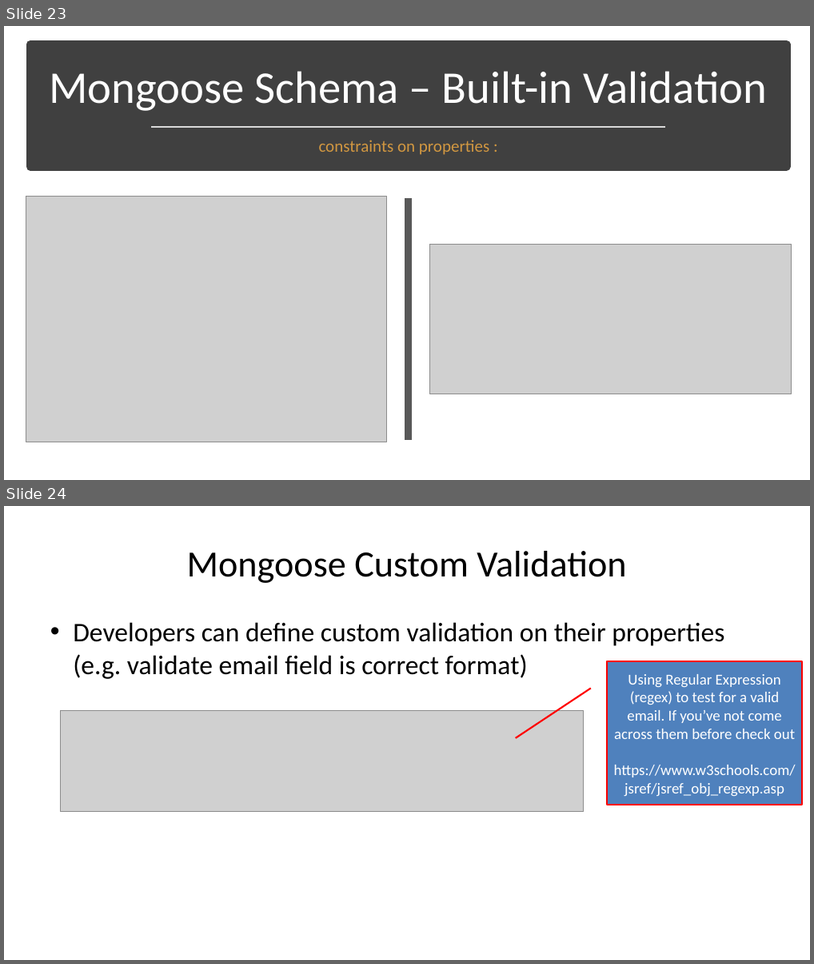
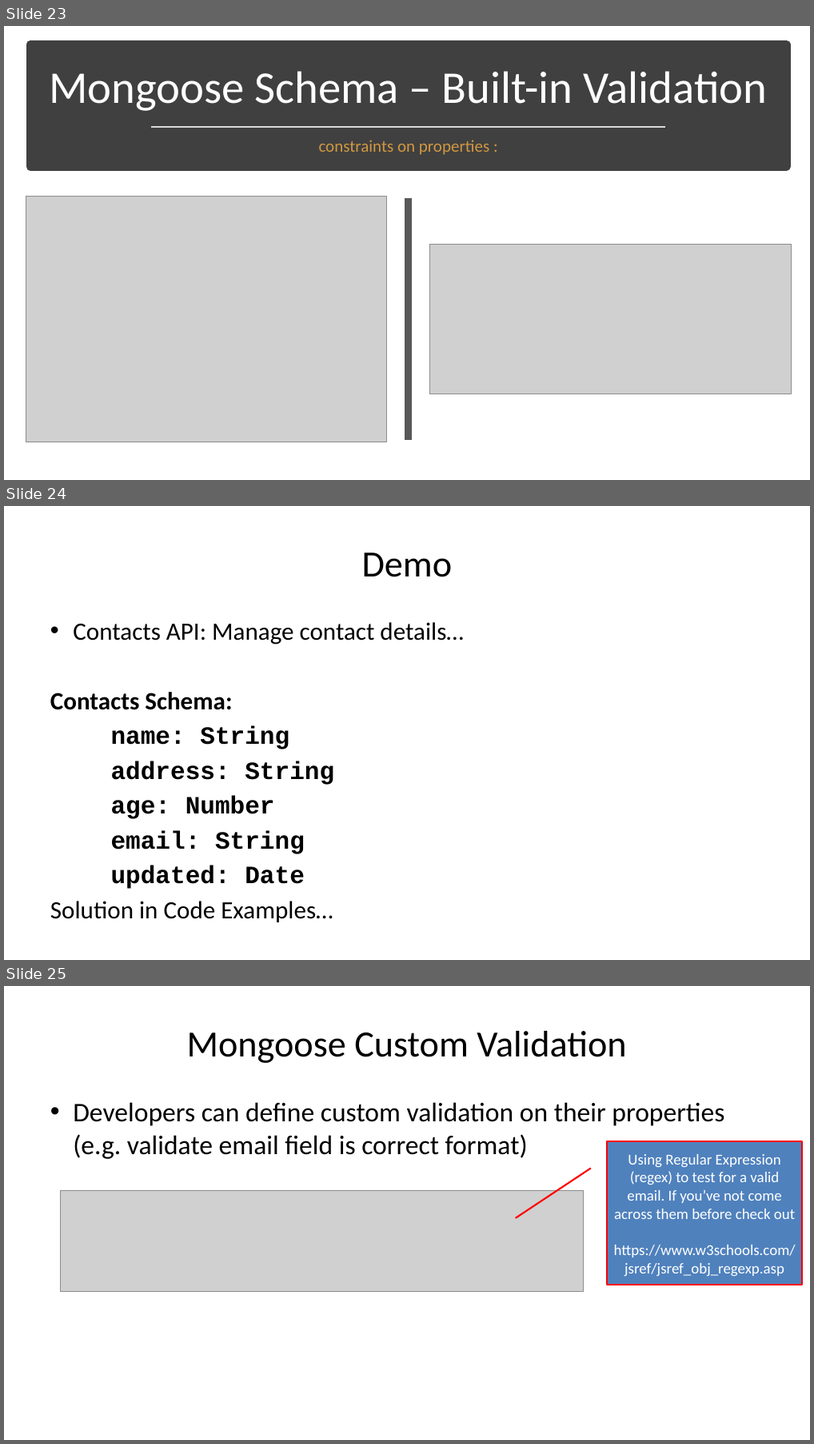
Before and after one commit to diarmuidoconnor/wad2, a slide deck: topic09/talk-0/mongoDB-2020.pptx. Shown one above the other, each under a label of ours: slides 23 and 24 before the commit, slides 23, 24 and 25 after it. The pictures are 814x964 and 814x1444 pixels, drawn with LibreOffice and Linux fonts; fonts in the diff are those of the drawing; grey boxes stand for pictures. Boxes give left, top, right and bottom in pixels: in the first picture for what was removed or moved away, otherwise in the second. Text is boxed around its words. In the diff, an @@ line names an element or a change of style, - is before the commit and + after.

```diff
--- a/topic09/talk-0/mongoDB-2020.pptx
+++ b/topic09/talk-0/mongoDB-2020.pptx
@@ slide 24 added at (4,506,810,960), background #FFFFFF @@
@@ title added at (362,552,453,577), 44 pt, text #000000 @@
+Demo
@@ text added at (50,622,463,922), 29.6 pt, text #000000, bold @@
+• Contacts API: Manage contact details…
+Contacts Schema:
+name: String
+address: String
+age: Number
+email: String
+updated: Date
+Solution in Code Examples…
@@ what was slide 24 is now slide 25 @@
```
Also in this commit, not shown: 3 slides changed, 37 other files.
